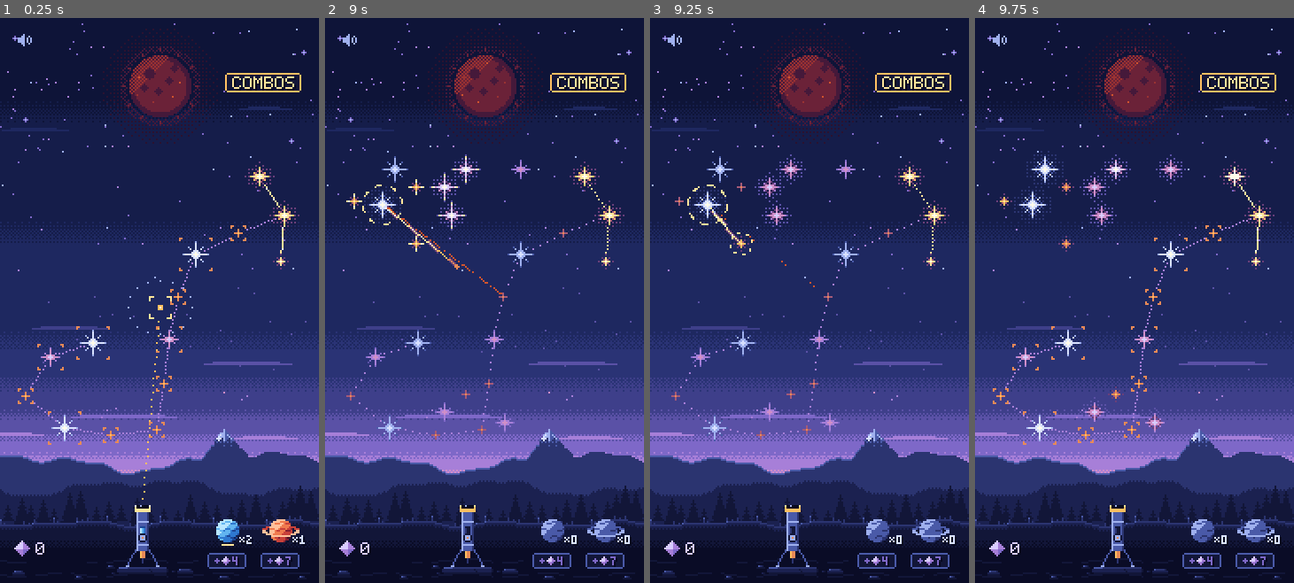
Above: before the commit, frames 1-4 (left to right).
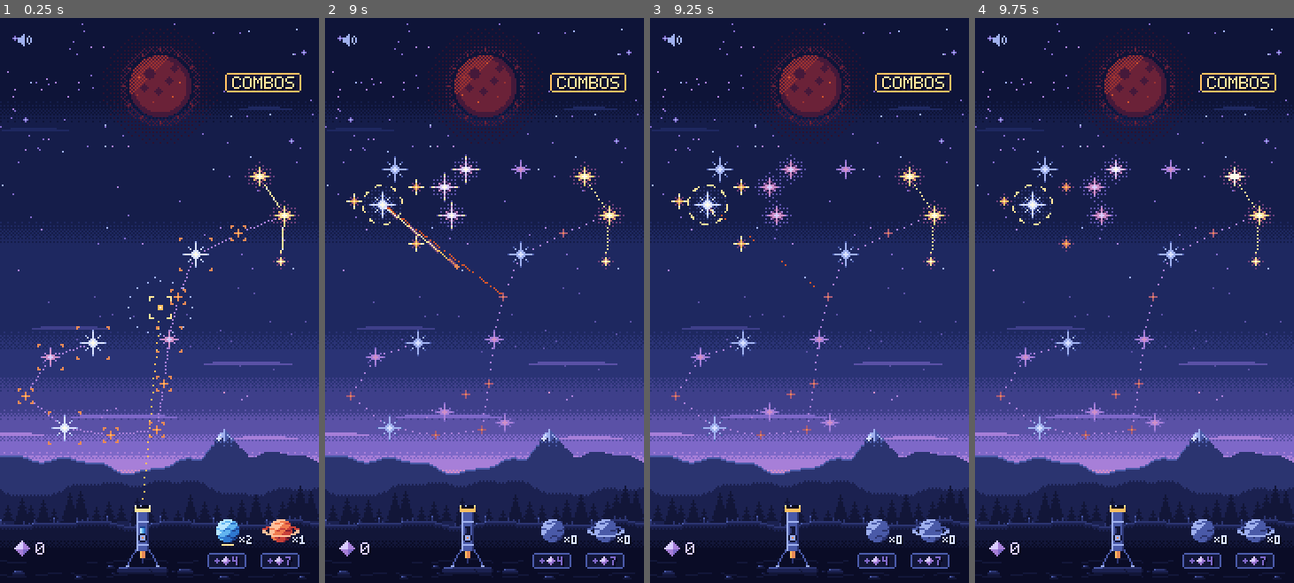
Above: after the commit, the same moments.

Repository: mrafael1/DustInSpace
Game: Godot game, scene res://game/scenes/main.tscn
Same seed, same stepped clock (60 frames per second), same inputs: the game is played once before the commit and once after it. This scene is started directly instead of the project's main scene.
Inputs (mouse positions are in pixels of both pictures, inside the frame that each line leads up to):
- Up to frame 1 (0.25 s): no input
- Up to frame 2 (9 s): tap Enter at 0.5, 8.75 s; move the mouse to (468, 413) at 0.52 s; hold Shift 0.53-1.25 s; click (468, 413) at 0.67 s; drag from (580, 385) to (468, 413) at 1.27 s; move the mouse to (388, 215) at 2.02 s; tap Ctrl at 2.1, 8.1 s; click (388, 215) at 2.17 s; drag from (500, 300) to (388, 215) at 2.77 s; move the mouse to (436, 159) at 3.52 s; tap F at 3.6 s; click (436, 159) at 3.67 s; drag from (554, 272) to (436, 159) at 4.27 s; move the mouse to (420, 328) at 5.02 s; tap B at 5.1 s; click (420, 328) at 5.17 s; drag from (516, 176) to (420, 328) at 5.77 s; move the mouse to (468, 413) at 6.52 s; hold Shift 6.53-7.25 s; click (468, 413) at 6.67 s; drag from (580, 385) to (468, 413) at 7.27 s; tap Space at 8 s; move the mouse to (388, 215) at 8.02 s; click (388, 215) at 8.17 s; drag from (500, 300) to (388, 215) at 8.77 s
- Up to frame 3 (9.25 s): no input
- Up to frame 4 (9.75 s): move the mouse to (1086, 159) at 9.52 s; tap F at 9.6 s; click (1086, 159) at 9.67 s

Frames 1-2 are identical in both runs. In frame 3, 0.2% of the frame differs, in the area x 6-33%, y 28-43%; in frame 4, 1.4%, in the area x 5-90%, y 23-76%.

Commit message:
feat: a link can be taken back by retracing or dragging off the last star
Co-Authored-By: Claude Opus 5.5 <noreply@anthropic.com>

Diff:
--- a/game/scenes/link_gesture.gd
+++ b/game/scenes/link_gesture.gd
@@ -9,6 +9,12 @@
 ## - Releasing with 3 selected requests the link, whichever way they were picked.
 ## - Releasing a drag that added stars but has fewer than 3 still requests it, so the run
 ##   rejects it and the player sees why. Nothing is used up.
+## - Cancel (web playtest: a wrong link was gone the moment the finger lifted):
+##   - Dragging back onto the star before the last drops the last one, so a drag can be retraced.
+##   - With 3 selected, a drag released away from the last star (off it, and more than
+##     CANCEL_DISTANCE from where the pointer last was on it) drops the whole selection and requests
+##     nothing: link_cancelled. With fewer, the pointer is still looking for the next star, so a
+##     release anywhere requests as above.
 ## - Tap a selected star to drop it. Tap empty sky to cancel the selection.
 ## - With `can_join` set, a star it refuses isn't added: join_refused says which, once per contact.
 
@@ -16,9 +22,15 @@
 signal link_requested(star_ids: Array[int])
 ## A star couldn't join the selection (can_join said no). Nothing changed.
 signal join_refused(star_ids: Array[int], star_id: int)
+## A drag with 3 selected was released away from its last star: the selection was dropped, nothing
+## requested.
+signal link_cancelled
 
 ## A press that moves further than this (native px) is a drag, not a tap.
 const DRAG_THRESHOLD: int = 4
+## A full drag released further than this (native px) from where the pointer was last on its last
+## star, and off that star, lets the link go. Far enough that a swipe overshooting it still links.
+const CANCEL_DISTANCE: int = 16
 
 var selected: Array[int] = []
 ## Whether a star may join the selection: `func(selected: Array[int], id: int) -> bool`. Unset: any.
@@ -37,6 +49,8 @@
 var _added_by_drag: bool = false
 ## The star last refused while the pointer stays on it, so a drag over it refuses it once.
 var _refused: int = 0
+## Where the pointer was last on the last selected star.
+var _on_last_at: Vector2i = Vector2i.ZERO
 
 
 func _init(star_at: Callable) -> void:
@@ -52,6 +66,11 @@
 	return _down and _moved and _press_star != 0
 
 
+## True while lifting the finger now would cancel the link (the drag has left its last star).
+func is_letting_go() -> bool:
+	return is_dragging() and _lets_go(_last_point)
+
+
 ## Returns true if the press was used (it landed on a star).
 func press(point: Vector2i) -> bool:
 	_down = true
@@ -63,7 +82,9 @@
 	_press_star = _star_at.call(point)
 	_press_was_selected = selected.has(_press_star)
 	if _press_star != 0 and not _press_was_selected:
-		_select(_press_star)
+		_select(_press_star, point)
+	elif _press_star != 0 and selected[-1] == _press_star:
+		_on_last_at = point
 	return _press_star != 0
 
 
@@ -84,17 +105,21 @@
 		var id: int = _star_at.call(p)
 		if id != _refused:
 			_refused = 0
-		if id != 0 and not selected.has(id) and _select(id):
+		if id != 0 and not selected.is_empty() and id == selected[-1]:
+			_on_last_at = p
+		elif id != 0 and selected.size() > 1 and id == selected[-2]:
+			_retrace(p)
+		elif id != 0 and not selected.has(id) and _select(id, p):
 			_added_by_drag = true
 
 
 ## Returns true if the release was used: it changed the selection or requested a link.
-func release(_point: Vector2i) -> bool:
+func release(point: Vector2i) -> bool:
 	if not _down:
 		return false
 	_down = false
 	if _moved:
-		return _release_drag()
+		return _release_drag(point)
 	return _release_tap()
 
 
@@ -124,15 +149,19 @@
 	return true
 
 
-func _release_drag() -> bool:
+func _release_drag(point: Vector2i) -> bool:
 	if _press_star == 0:
 		return false
+	if _lets_go(point):
+		cancel()
+		link_cancelled.emit()
+		return true
 	if selected.size() == Combos.LINK_LENGTH or (_added_by_drag and selected.size() > 1):
 		_request()
 	return true
 
 
-func _select(id: int) -> bool:
+func _select(id: int, at: Vector2i) -> bool:
 	if selected.size() >= Combos.LINK_LENGTH:
 		return false
 	if can_join.is_valid() and not can_join.call(selected.duplicate(), id):
@@ -141,8 +170,22 @@
 			join_refused.emit(selected.duplicate(), id)
 		return false
 	selected.append(id)
+	_on_last_at = at
 	selection_changed.emit(selected.duplicate())
 	return true
+
+
+## The drag came back onto the star before the last: the last one is dropped.
+func _retrace(at: Vector2i) -> void:
+	selected.pop_back()
+	_on_last_at = at
+	selection_changed.emit(selected.duplicate())
+
+
+func _lets_go(point: Vector2i) -> bool:
+	if selected.size() < Combos.LINK_LENGTH:
+		return false
+	return _star_at.call(point) != selected[-1] and Vector2(point - _on_last_at).length() > CANCEL_DISTANCE
 
 
 func _request() -> void:
--- a/game/scenes/link_layer.gd
+++ b/game/scenes/link_layer.gd
@@ -8,6 +8,8 @@
 ## over the last part of it, so the limit is felt before it's hit. Past the reach, the line stops
 ## at the limit with a flickering ember spark where it broke, and runs on to the finger as sparse
 ## M5 dots. (Which stars are in reach shows through the link hint: the others dim.)
+## Let go: while a release would cancel the link (the drag left its last star), the whole line,
+## out to the finger, is sparse M5 dots like the loose end: cold and broken, not a link.
 
 ## A travelling C0 pixel every PULSE_SPACING px along the line.
 const PULSE_SPACING: int = 5
@@ -48,6 +50,8 @@
 var _loose_end: bool = false
 ## How long the last step (to the finger) may be, in px; 0 for no reach shown.
 var _reach: int = 0
+## A release now would let the link go: the line is drawn let go.
+var _let_go: bool = false
 var _flashes: Array[Flash] = []
 var _time: float = 0.0
 var _pulse_frame: int = -1
@@ -58,7 +62,9 @@
 
 
 func _draw() -> void:
-	if (_loose_end or _reach > 0) and _path.size() > 1:
+	if _let_go:
+		_draw_let_go(path_pixels(_path))
+	elif (_loose_end or _reach > 0) and _path.size() > 1:
 		_draw_link(path_pixels(_path.slice(0, -1)))
 		_draw_finger_step(_path[-2], _path[-1])
 	else:
@@ -69,18 +75,23 @@
 
 ## Shows the link being traced through `points` (star centres, then the finger while dragging).
 ## `loose_end`: the last step, to the finger, is out of reach. `reach`: how long that step may be,
-## so the line can strain toward it (0: none).
-func show_path(points: Array[Vector2i], loose_end: bool = false, reach: int = 0) -> void:
-	if points == _path and loose_end == _loose_end and reach == _reach:
+## so the line can strain toward it (0: none). `let_go`: a release now would cancel the link.
+func show_path(points: Array[Vector2i], loose_end: bool = false, reach: int = 0, let_go: bool = false) -> void:
+	if points == _path and loose_end == _loose_end and reach == _reach and let_go == _let_go:
 		return
 	_path = points.duplicate()
 	_loose_end = loose_end
 	_reach = reach
+	_let_go = let_go
 	queue_redraw()
 
 
 func is_loose_end() -> bool:
 	return _loose_end
+
+
+func is_let_go() -> bool:
+	return _let_go
 
 
 func flash_collected(points: Array[Vector2i]) -> void:
@@ -187,6 +198,11 @@
 			_dot(solid[-1] + n, spark)
 
 
+func _draw_let_go(pixels: Array[Vector2i]) -> void:
+	for i: int in range(LOOSE_DOT_SPACING - 1, pixels.size(), LOOSE_DOT_SPACING):
+		_dot(pixels[i], Palette.M5)
+
+
 func _draw_glow(pixels: Array[Vector2i]) -> void:
 	var on_line: Dictionary[Vector2i, bool] = {}
 	for p: Vector2i in pixels:
--- a/game/scenes/main.gd
+++ b/game/scenes/main.gd
@@ -219,6 +219,7 @@
 	_telescope.planet_seated.connect(func(_kind: String) -> void: _sfx.play(&"pack_load", 1.5))
 	_sky.star_selected.connect(_sfx.on_star_selected)
 	_sky.step_refused.connect(_sfx.play.bind(&"link_reject", 1.0))
+	_sky.link_cancelled.connect(_sfx.play.bind(&"pull_cancel", 1.0))
 	_sky.star_exploded.connect(_on_star_exploded)
 	_sky.sunbeam_launched.connect(_sfx.play.bind(&"launch", 1.5))
 	_sky.sunbeam_landed.connect(_on_star_exploded)
--- a/game/scenes/sky.gd
+++ b/game/scenes/sky.gd
@@ -39,6 +39,9 @@
 signal link_refused(reason: RunState.PickRefusal)
 ## Scorpio: a star out of reach of the last one picked couldn't join the link. Feedback only.
 signal step_refused
+## The player let a traced link go: the drag was released away from its last star, so nothing was
+## linked and the selection is gone. Feedback only (sound).
+signal link_cancelled
 ## Scorpio: the constellation is complete and a star left in the sky burst at `at` (or Orion's
 ## arrow broke it). Feedback only.
 signal star_exploded(at: Vector2i)
@@ -90,6 +93,7 @@
 	_gesture.link_requested.connect(_on_link_requested)
 	_gesture.can_join = _can_join
 	_gesture.join_refused.connect(_on_join_refused)
+	_gesture.link_cancelled.connect(func() -> void: link_cancelled.emit())
 	_orion.star_fell.connect(func(at: Vector2i) -> void: star_exploded.emit(at))
 	_orion.fallen.connect(_constellation.play_completion)
 
@@ -360,16 +364,20 @@
 
 
 ## Line through the selected stars (and to the finger while dragging), plus the reward preview.
-## With a reach, the line to the finger goes loose past it.
+## With a reach, the line to the finger goes loose past it. A drag that has left its last star (a
+## release now lets the link go) shows the whole line let go, out to the finger.
 func _show_link() -> void:
 	var points: Array[Vector2i] = _positions_of_ids(_gesture.selected)
 	var loose: bool = false
 	var reach: int = 0
-	if _gesture.is_dragging() and points.size() < Combos.LINK_LENGTH:
+	var letting_go: bool = _gesture.is_letting_go()
+	if letting_go:
+		points.append(_finger)
+	elif _gesture.is_dragging() and points.size() < Combos.LINK_LENGTH:
 		loose = not points.is_empty() and not _run.in_reach(points[-1], _finger)
 		reach = _run.link_reach()
 		points.append(_finger)
-	_link_layer.show_path(points, loose, reach)
+	_link_layer.show_path(points, loose, reach, letting_go)
 	_show_preview()
 	# Orion readies his bow while the link would leave his mark behind (the sight line holds on it),
 	# or loose the volley.
--- a/tests/test_link_gesture.gd
+++ b/tests/test_link_gesture.gd
@@ -83,9 +83,73 @@
 	gesture.press(STARS[1])
 	_drag_to(STARS[2])
 	_drag_to(EMPTY)
+	assert_false(gesture.is_letting_go(), "with fewer than 3 the finger is still looking for the next star")
 	gesture.release(EMPTY)
 	assert_eq(requests, [[1, 2]] as Array[Array])
 	assert_true(gesture.selected.is_empty())
+
+
+func test_a_drag_released_away_from_its_last_star_lets_the_link_go() -> void:
+	var cancels: Array[bool] = []
+	gesture.link_cancelled.connect(func() -> void: cancels.append(true))
+	gesture.press(STARS[1])
+	_drag_to(STARS[2])
+	_drag_to(STARS[3])
+	assert_false(gesture.is_letting_go(), "still on the last star")
+	_drag_to(EMPTY)
+	assert_true(gesture.is_letting_go(), "a release now would let it go")
+	assert_true(gesture.release(EMPTY), "the release is used")
+	assert_true(requests.is_empty(), "nothing is linked")
+	assert_true(gesture.selected.is_empty(), "and nothing stays selected")
+	assert_eq(cancels.size(), 1)
+
+
+func test_a_release_just_past_the_last_star_still_links() -> void:
+	gesture.press(STARS[1])
+	_drag_to(STARS[2])
+	_drag_to(STARS[3])
+	# The stub's stars are 5 px across: the finger was last on star 3 at its right edge.
+	var past: Vector2i = STARS[3] + Vector2i(5 + LinkGesture.CANCEL_DISTANCE, 0)
+	_drag_to(past)
+	assert_false(gesture.is_letting_go())
+	gesture.release(past)
+	assert_eq(requests, [[1, 2, 3]] as Array[Array])
+
+
+func test_the_third_tap_slid_off_before_lifting_lets_the_link_go() -> void:
+	_tap(STARS[1])
+	_tap(STARS[2])
+	gesture.press(STARS[3])
+	assert_eq(gesture.selected.size(), 3, "the third star is in while the finger is down")
+	_drag_to(EMPTY)
+	gesture.release(EMPTY)
+	assert_true(requests.is_empty(), "lifting off the star links nothing")
+	assert_true(gesture.selected.is_empty())
+
+
+func test_dragging_back_onto_the_star_before_drops_the_last_one() -> void:
+	gesture.press(STARS[1])
+	_drag_to(STARS[2])
+	_drag_to(STARS[3])
+	_drag_to(STARS[2])
+	assert_eq(gesture.selected, [1, 2] as Array[int], "the third star is dropped")
+	_drag_to(STARS[1])
+	assert_eq(gesture.selected, [1] as Array[int], "and the second")
+	_drag_to(STARS[4])
+	_drag_to(STARS[3])
+	gesture.release(STARS[3])
+	assert_eq(requests, [[1, 4, 3]] as Array[Array], "a new path from there links")
+
+
+func test_retracing_never_drops_the_first_star() -> void:
+	gesture.press(STARS[1])
+	_drag_to(STARS[2])
+	_drag_to(STARS[1])
+	_drag_to(STARS[1] + Vector2i(1, 0))
+	assert_eq(gesture.selected, [1] as Array[int])
+	gesture.release(STARS[1])
+	assert_true(requests.is_empty(), "one star is not a link")
+	assert_eq(gesture.selected, [1] as Array[int], "released on it: it stays picked")
 
 
 func test_a_wobbly_press_on_a_selected_star_keeps_the_selection() -> void:
--- a/tests/test_linking.gd
+++ b/tests/test_linking.gd
@@ -80,6 +80,33 @@
 	assert_true((sky.get_node("LinkLayer") as LinkLayer).is_flashing())
 
 
+func test_a_full_link_dragged_off_into_empty_sky_is_let_go() -> void:
+	var ids: Array[int] = _seed_sky([S, M, B])
+	watch_signals(run)
+	watch_signals(sky)
+	var layer: LinkLayer = sky.get_node("LinkLayer")
+	var points: Array[Vector2i] = []
+	for id: int in ids:
+		points.append(run.find_star(id).position)
+	_touch(points[0], true)
+	for i: int in range(1, points.size() + 1):
+		var to: Vector2i = points[i] if i < points.size() else EMPTY
+		for p: Vector2i in LinkLayer.line_pixels(points[i - 1], to):
+			var drag := InputEventScreenDrag.new()
+			drag.position = Vector2(p)
+			_send(drag)
+		if i == points.size() - 1:
+			assert_false(layer.is_let_go(), "on the third star: the link would go through")
+	assert_true(layer.is_let_go(), "off it: the line shows it let go")
+	_touch(EMPTY, false)
+	assert_signal_emitted(sky, "link_cancelled")
+	assert_signal_not_emitted(run, "combo_collected")
+	assert_signal_not_emitted(run, "link_rejected", "no shake: the player let it go")
+	assert_eq(run.stars.size(), 3, "nothing is used up")
+	assert_eq(sky.selected_ids(), [] as Array[int])
+	assert_false(layer.is_let_go())
+
+
 func test_a_collected_link_flares_its_line_and_dissolves_its_stars() -> void:
 	var ids: Array[int] = _seed_sky([S, M, B])
 	for id: int in ids:
Not shown, changed: docs/design.md
